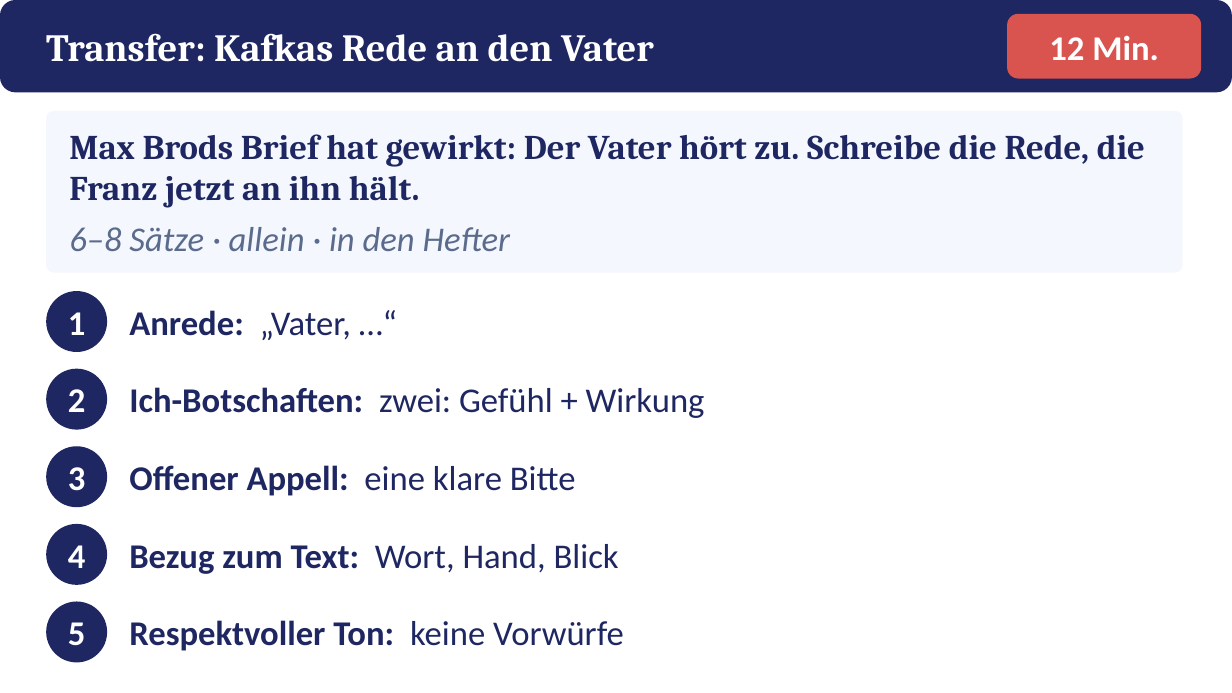
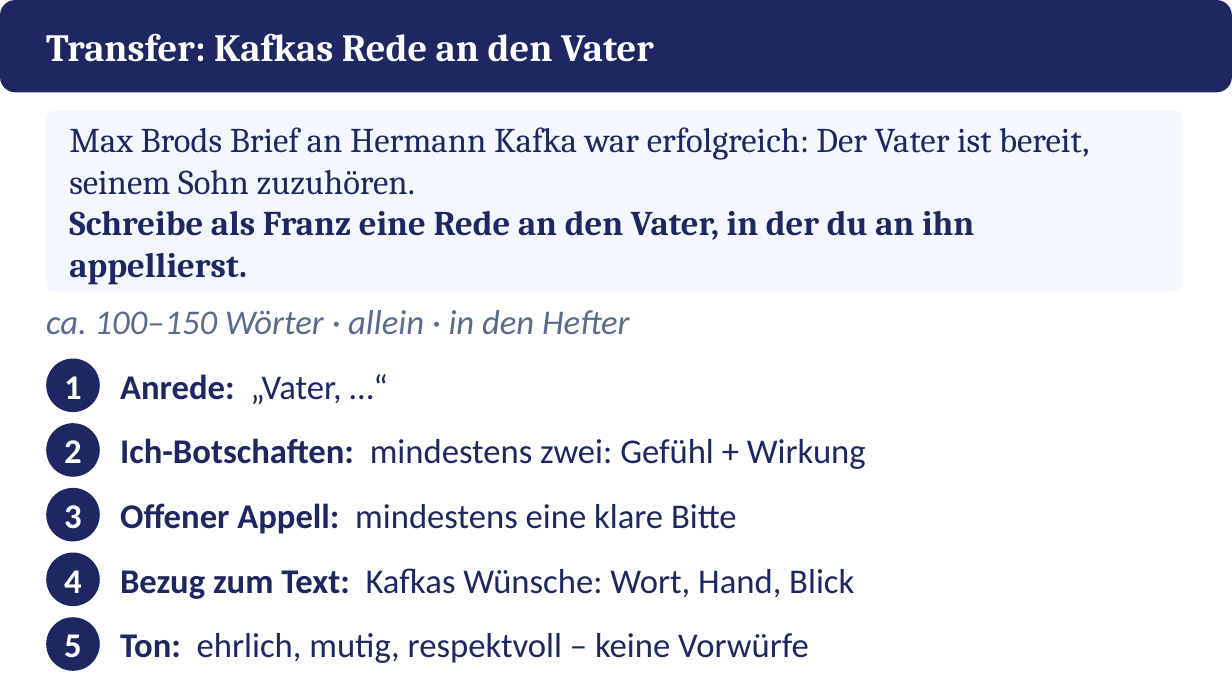
Before and after one commit to golzkonstantin-gif/Schule, a slide deck: slide 19 of Deutsch_11/Kafka_Appell/Praesentation_Kafkas_Appell.pptx (slide 15 before the commit). Drawn at 1232x693 pixels with LibreOffice and Linux fonts; fonts in the diff are those of the drawing. Boxes give left, top, right and bottom in pixels: in the first picture for what was removed or moved away, otherwise in the second. Text is boxed around its words. In the diff, an @@ line names an element or a change of style, - is before the commit and + after.

```diff
--- a/Deutsch_11/Kafka_Appell/Praesentation_Kafkas_Appell.pptx
+++ b/Deutsch_11/Kafka_Appell/Praesentation_Kafkas_Appell.pptx
@@ rounded rectangle removed at [1007, 14, 1202, 79] @@
@@ text removed at [1049, 35, 1159, 60] @@
-12 Min.
@@ rounded rectangle: place and size @@
-rounded rectangle at [46, 111, 1183, 273]
+rounded rectangle at [46, 111, 1183, 291]
@@ rounded rectangle at [46, 111, 1183, 291]: proportions changed @@
@@ text at [69, 127, 1089, 285]: text changed; bold off @@
-Max Brods Brief hat gewirkt: Der Vater hört zu. Schreibe die Rede, die Franz jetzt an ihn hält.
+Max Brods Brief an Hermann Kafka war erfolgreich: Der Vater ist bereit, seinem Sohn zuzuhören.
+Schreibe als Franz eine Rede an den Vater, in der du an ihn appellierst.
@@ text at [46, 310, 629, 334]: text changed @@
-6–8 Sätze · allein · in den Hefter
+ca. 100–150 Wörter · allein · in den Hefter
@@ text "1": place and size @@
-text "1" at [68, 312, 86, 335]
+text "1" at [64, 376, 82, 399]
@@ rounded rectangle: place and size @@
-rounded rectangle at [46, 369, 107, 430]
+rounded rectangle at [46, 359, 100, 412]
@@ text "Anrede: „Vater, …“": place and size @@
-text "Anrede: „Vater, …“" at [129, 310, 351, 340]
+text "Anrede: „Vater, …“" at [120, 374, 341, 404]
@@ text "2": place and size @@
-text "2" at [68, 389, 86, 412]
+text "2" at [64, 440, 82, 463]
@@ rounded rectangle: place and size @@
-rounded rectangle at [46, 446, 107, 507]
+rounded rectangle at [46, 423, 100, 477]
@@ text at [120, 438, 866, 469]: text changed @@
-Ich-Botschaften: zwei: Gefühl + Wirkung
+Ich-Botschaften: mindestens zwei: Gefühl + Wirkung
@@ text "3": place and size @@
-text "3" at [68, 467, 86, 491]
+text "3" at [64, 505, 82, 529]
@@ rounded rectangle: place and size @@
-rounded rectangle at [46, 291, 107, 352]
+rounded rectangle at [46, 488, 100, 542]
@@ text at [120, 503, 737, 534]: text changed; bold off @@
-Offener Appell: eine klare Bitte
+Offener Appell: mindestens eine klare Bitte
@@ text "4": place and size @@
-text "4" at [68, 545, 86, 568]
+text "4" at [64, 570, 82, 593]
@@ rounded rectangle: place and size @@
-rounded rectangle at [46, 524, 107, 585]
+rounded rectangle at [46, 553, 100, 606]
@@ text at [120, 568, 854, 599]: text changed @@
-Bezug zum Text: Wort, Hand, Blick
+Bezug zum Text: Kafkas Wünsche: Wort, Hand, Blick
@@ text "5": place and size @@
-text "5" at [68, 622, 86, 646]
+text "5" at [64, 634, 82, 658]
@@ rounded rectangle: place and size @@
-rounded rectangle at [46, 602, 107, 663]
+rounded rectangle at [46, 617, 100, 671]
@@ text at [120, 633, 809, 663]: text changed; bold off @@
-Respektvoller Ton: keine Vorwürfe
+Ton: ehrlich, mutig, respektvoll – keine Vorwürfe
```
Also in this commit, not shown: 5 other slides changed, 12 slides added, 10 slides removed, 17 other files.
